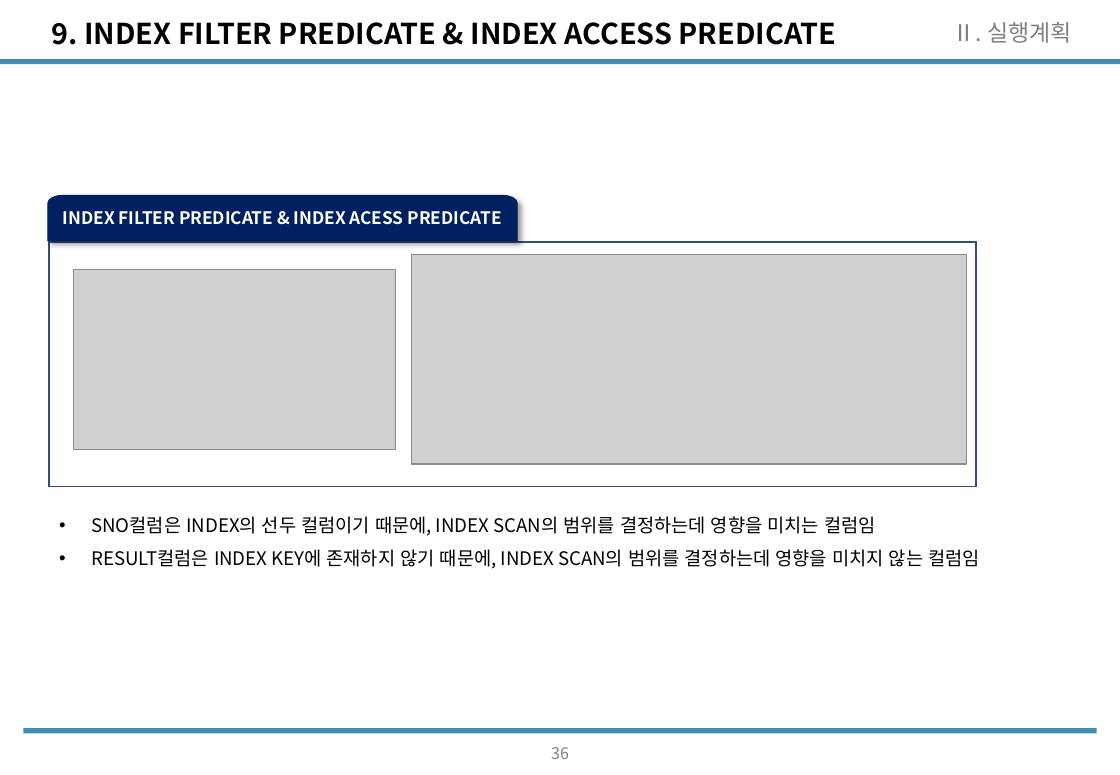
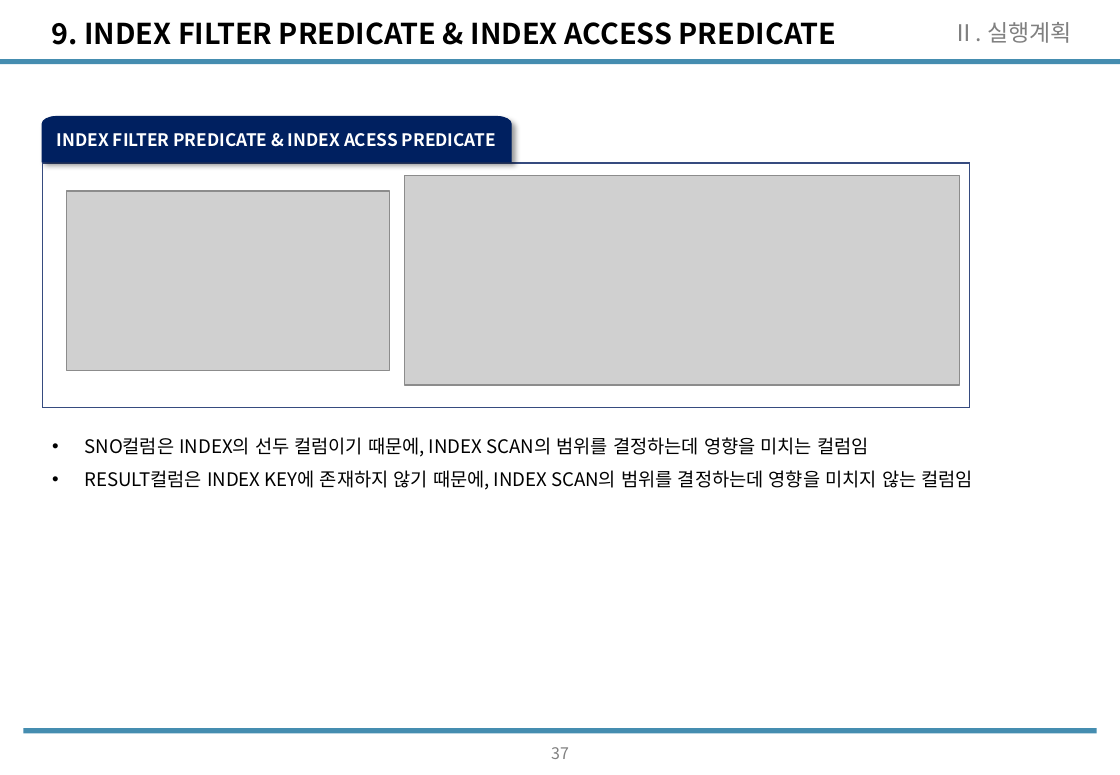
Before and after one commit to wooseok1152/SQL, a slide deck: slide 38 of SQL_seminar/SQL중상급활용_CH2.pptx (slide 37 before the commit). Drawn at 1120x775 pixels with LibreOffice and Linux fonts; fonts in the diff are those of the drawing; grey boxes stand for pictures. Boxes give left, top, right and bottom in pixels: in the first picture for what was removed or moved away, otherwise in the second. Text is boxed around its words. In the diff, an @@ line names an element or a change of style, - is before the commit and + after.

```diff
--- a/SQL_seminar/SQL중상급활용_CH2.pptx
+++ b/SQL_seminar/SQL중상급활용_CH2.pptx
@@ rectangle: place and size @@
-rectangle at <box>50,242,977,487</box>
+rectangle at <box>42,163,970,408</box>
@@ 2 pictures, 1 freeform shape, 1 text: place and size @@
-2 pictures, 1 freeform shape, 1 text at <box>48,195,979,569</box>
+2 pictures, 1 freeform shape, 1 text at <box>42,117,972,490</box>
@@ page number at <box>551,747,569,759</box>: text changed @@
-36
+37
```
Also in this commit, not shown: 7 other slides changed, 1 slide added, 3 other files.
